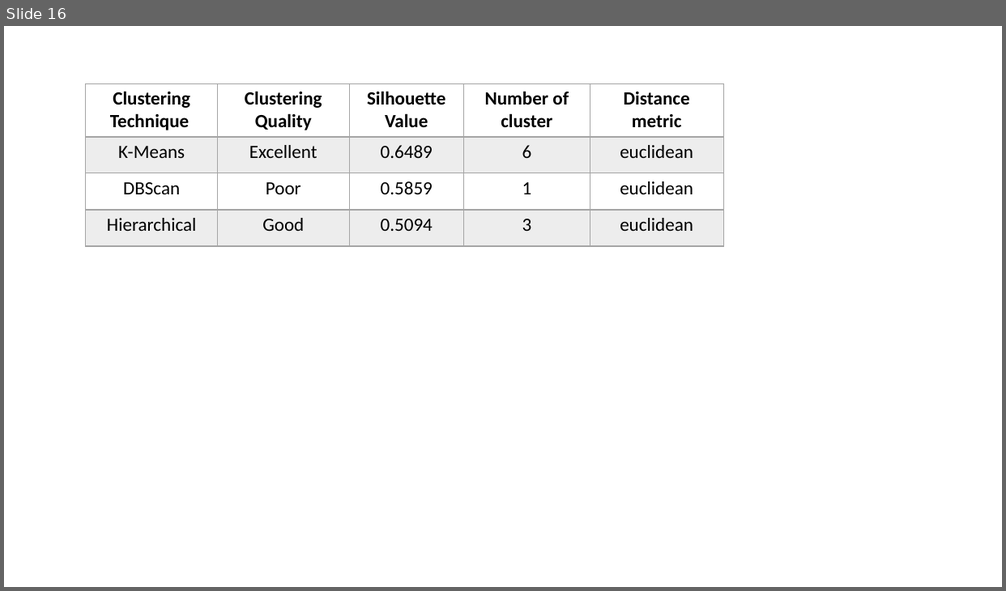
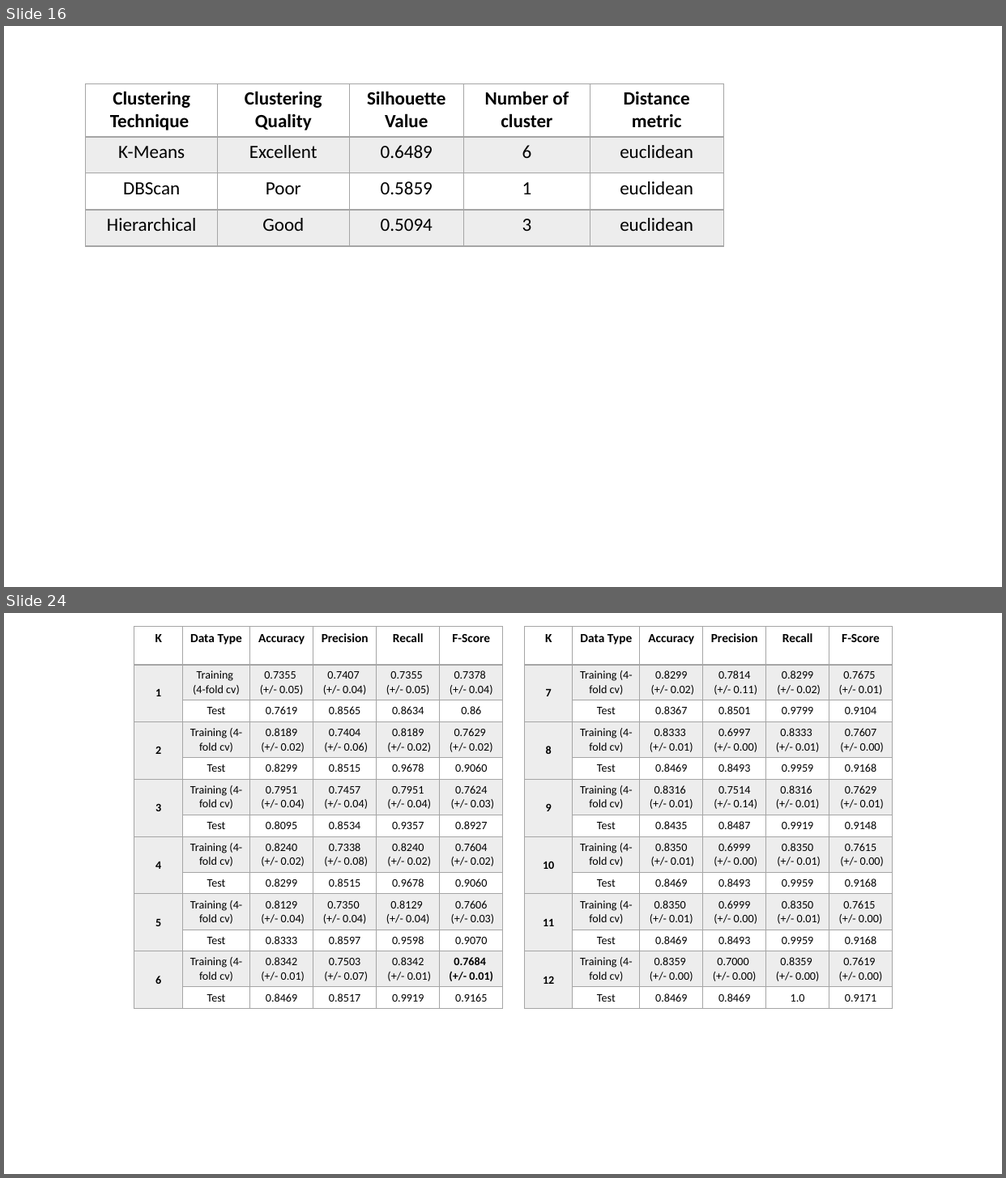
Before and after one commit to samucucchi/DataMining-1, a slide deck: Report/imgs/Presentazione standard1.pptx. Shown one above the other, each under a label of ours: slide 16 before the commit, slides 16 and 24 after it; the slides between them are not shown. The pictures are 1006x591 and 1006x1178 pixels, drawn with LibreOffice and Linux fonts; fonts in the diff are those of the drawing. Boxes give left, top, right and bottom in pixels: in the first picture for what was removed or moved away, otherwise in the second. Text is boxed around its words. In the diff, an @@ line names an element or a change of style, - is before the commit and + after.

```diff
--- a/Report/imgs/Presentazione standard1.pptx
+++ b/Report/imgs/Presentazione standard1.pptx
@@ slide 24 added at [4,613,1002,1174], background #FFFFFF @@
@@ table added at [134,627,504,1005], 13 rows, 6 columns @@
+K | Data Type | Accuracy | Precision | Recall | F-Score
+1 | Training / (4-fold cv) | 0.7355 / (+/- 0.05) | 0.7407 / (+/- 0.04) | 0.7355 / (+/- 0.05) | 0.7378 / (+/- 0.04)
+ | Test | 0.7619 | 0.8565 | 0.8634 | 0.86
+2 | Training (4-fold cv) | 0.8189 / (+/- 0.02) | 0.7404 / (+/- 0.06) | 0.8189 / (+/- 0.02) | 0.7629 / (+/- 0.02)
+ | Test | 0.8299 | 0.8515 | 0.9678 | 0.9060
+3 | Training (4-fold cv) | 0.7951 / (+/- 0.04) | 0.7457 / (+/- 0.04) | 0.7951 / (+/- 0.04) | 0.7624 / (+/- 0.03)
+ | Test | 0.8095 | 0.8534 | 0.9357 | 0.8927
+4 | Training (4-fold cv) | 0.8240 / (+/- 0.02) | 0.7338 / (+/- 0.08) | 0.8240 / (+/- 0.02) | 0.7604 / (+/- 0.02)
+ | Test | 0.8299 | 0.8515 | 0.9678 | 0.9060
+5 | Training (4-fold cv) | 0.8129 / (+/- 0.04) | 0.7350 / (+/- 0.04) | 0.8129 / (+/- 0.04) | 0.7606 / (+/- 0.03)
+ | Test | 0.8333 | 0.8597 | 0.9598 | 0.9070
+6 | Training (4-fold cv) | 0.8342 / (+/- 0.01) | 0.7503 / (+/- 0.07) | 0.8342 / (+/- 0.01) | 0.7684 / (+/- 0.01)
+ | Test | 0.8469 | 0.8517 | 0.9919 | 0.9165
@@ table added at [524,627,891,1005], 13 rows, 6 columns @@
+K | Data Type | Accuracy | Precision | Recall | F-Score
+7 | Training (4-fold cv) | 0.8299 / (+/- 0.02) | 0.7814 / (+/- 0.11) | 0.8299 / (+/- 0.02) | 0.7675 / (+/- 0.01)
+ | Test | 0.8367 | 0.8501 | 0.9799 | 0.9104
+8 | Training (4-fold cv) | 0.8333 / (+/- 0.01) | 0.6997 / (+/- 0.00) | 0.8333 / (+/- 0.01) | 0.7607 / (+/- 0.00)
+ | Test | 0.8469 | 0.8493 | 0.9959 | 0.9168
+9 | Training (4-fold cv) | 0.8316 / (+/- 0.01) | 0.7514 / (+/- 0.14) | 0.8316 / (+/- 0.01) | 0.7629 / (+/- 0.01)
+ | Test | 0.8435 | 0.8487 | 0.9919 | 0.9148
+10 | Training (4-fold cv) | 0.8350 / (+/- 0.01) | 0.6999 / (+/- 0.00) | 0.8350 / (+/- 0.01) | 0.7615 / (+/- 0.00)
+ | Test | 0.8469 | 0.8493 | 0.9959 | 0.9168
+11 | Training (4-fold cv) | 0.8350 / (+/- 0.01) | 0.6999 / (+/- 0.00) | 0.8350 / (+/- 0.01) | 0.7615 / (+/- 0.00)
+ | Test | 0.8469 | 0.8493 | 0.9959 | 0.9168
+12 | Training (4-fold cv) | 0.8359 / (+/- 0.00) | 0.7000 / (+/- 0.00) | 0.8359 / (+/- 0.00) | 0.7619 / (+/- 0.00)
+ | Test | 0.8469 | 0.8469 | 1.0 | 0.9171
```
Also in this commit, not shown: 1 slide changed, 9 other slides added, 18 other files.
